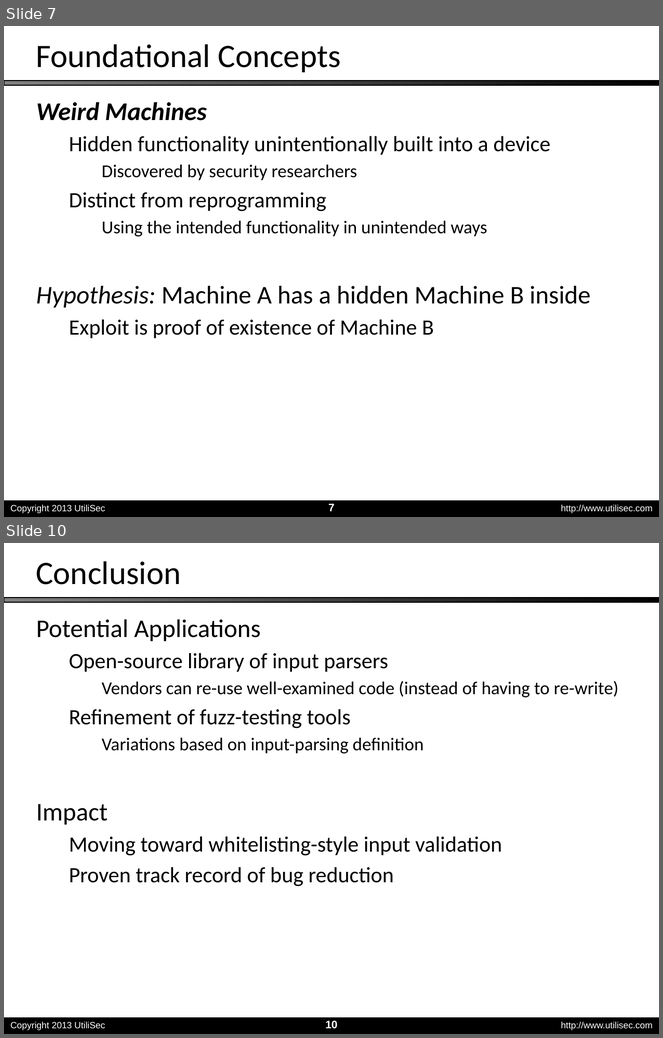
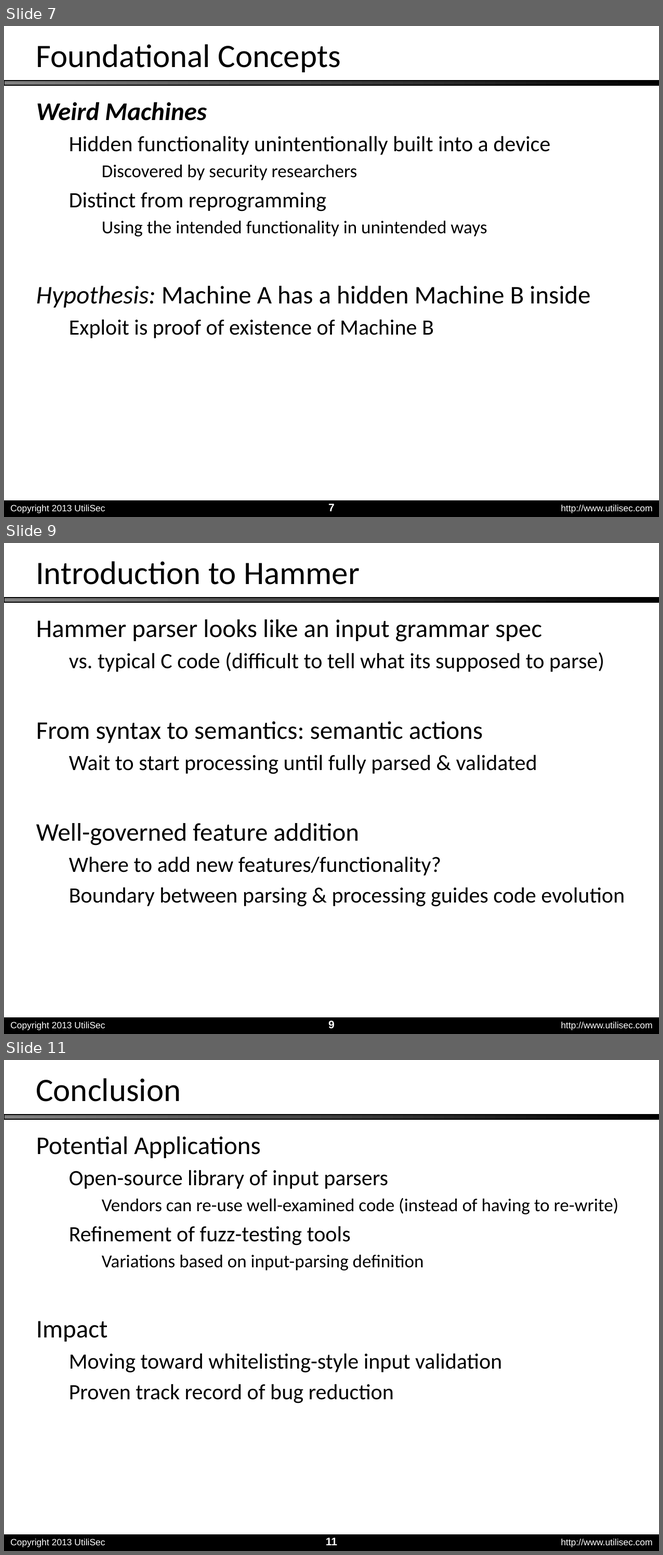
Before and after one commit to utilisec/StateMachineTools, a slide deck: Taken Out of Context - S4 2014.pptx. Shown one above the other, each under a label of ours: slides 7 and 10 before the commit, slides 7, 9 and 11 after it; the slides between them are not shown. The pictures are 663x1038 and 663x1555 pixels, drawn with LibreOffice and Linux fonts; fonts in the diff are those of the drawing; background and template pictures are left out. Boxes give left, top, right and bottom in pixels: in the first picture for what was removed or moved away, otherwise in the second. Text is boxed around its words. In the diff, an @@ line names an element or a change of style, - is before the commit and + after.

Commit message:
Sergey content additions

```diff
--- a/Taken Out of Context - S4 2014.pptx
+++ b/Taken Out of Context - S4 2014.pptx
@@ slide 9 added at (4,543,659,1034), background picture (left out); not listed: 5 template elements that a slide beside it also shows @@
@@ title added at (36,561,360,585), 36 pt, text #000000 @@
+Introduction to Hammer
@@ text added at (36,619,625,907), 24 pt, text #000000 @@
+Hammer parser looks like an input grammar spec
+  vs. typical C code (difficult to tell what its supposed to parse)
+From syntax to semantics: semantic actions
+  Wait to start processing until fully parsed & validated
+Well-governed feature addition
+  Where to add new features/functionality?
+  Boundary between parsing & processing guides code evolution
@@ what was slide 10 is now slide 11 @@
@@ page number at (326,1538,337,1546): text changed @@
-10
+11
```
Also in this commit, not shown: 1 slide changed, 1 other slide added, 1 slide removed.
